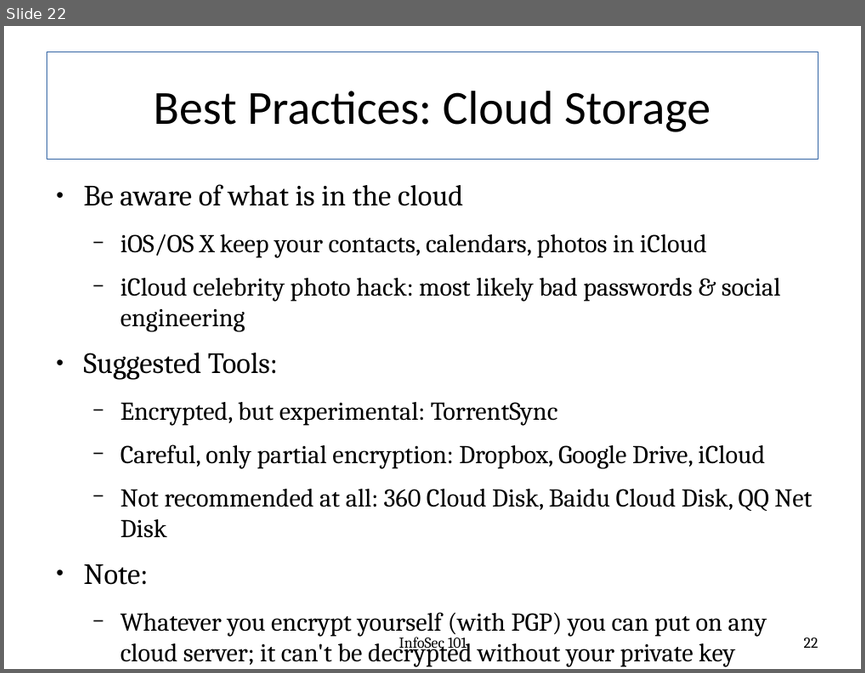
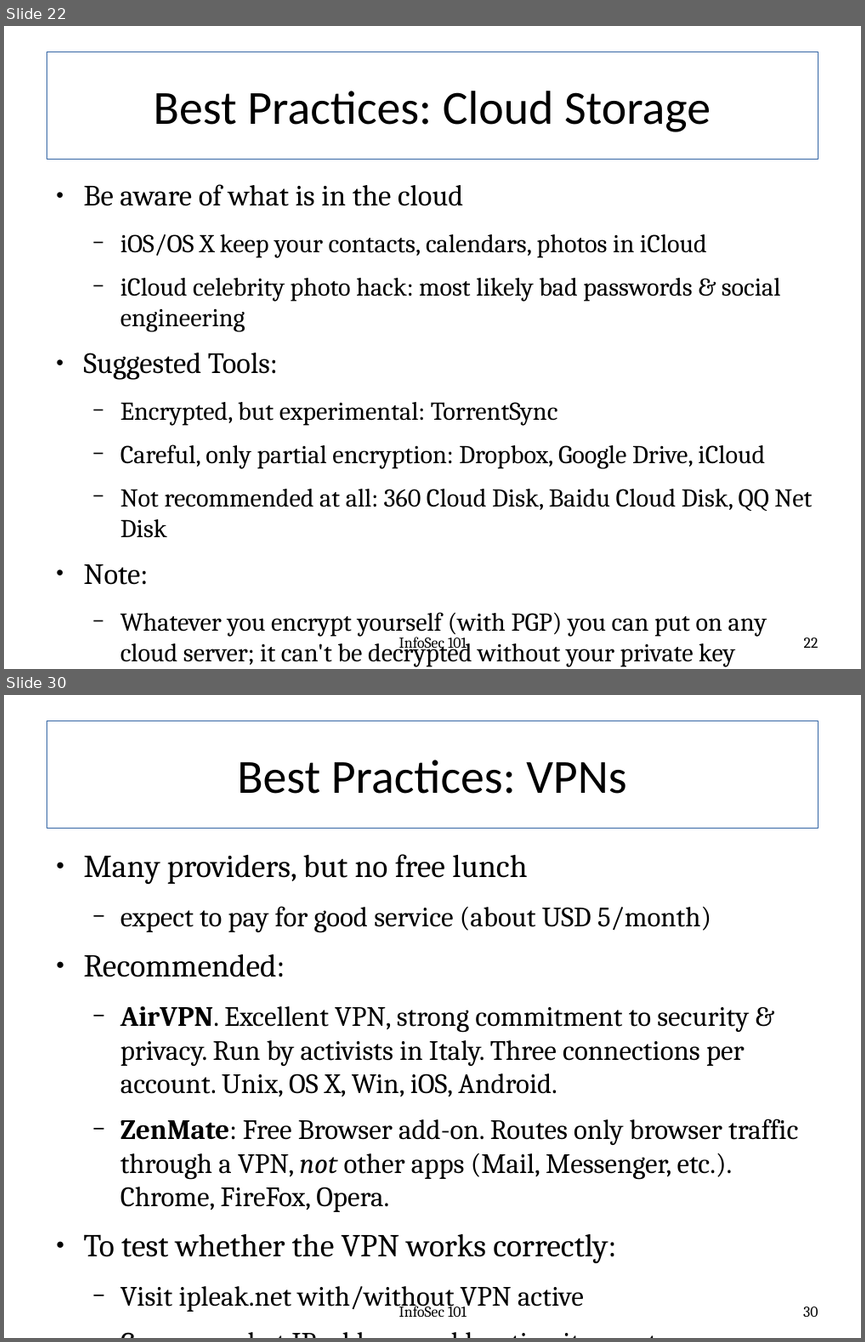
Before and after one commit to fabianlischka/InfoSec101, a slide deck: InfoSec101-Presentation-FCC-2015-02-26.odp. Shown one above the other, each under a label of ours: slide 22 before the commit, slides 22 and 30 after it; the slides between them are not shown. The pictures are 865x673 and 865x1342 pixels, drawn with LibreOffice and Linux fonts; fonts in the diff are those of the drawing. Boxes give left, top, right and bottom in pixels: in the first picture for what was removed or moved away, otherwise in the second. Text is boxed around its words. In the diff, an @@ line names an element or a change of style, - is before the commit and + after.

```diff
--- a/InfoSec101-Presentation-FCC-2015-02-26.odp
+++ b/InfoSec101-Presentation-FCC-2015-02-26.odp
@@ slide 30 added at (4,695,861,1338), background #FFFFFF @@
@@ title added at (46,721,818,828), outline #3465A4 0.79 pt, 44 pt, text #000000 @@
+Best Practices: VPNs
@@ text added at (84,854,798,1312), 25.9 pt, text #000000 @@
+● Many providers, but no free lunch
+  − expect to pay for good service (about USD 5/month)
+● Recommended:
+  − AirVPN. Excellent VPN, strong commitment to security & privacy. Run by activists in Italy. Three connections per account. Unix, OS X, Win, iOS, Android.
+  − ZenMate: Free Browser add-on. Routes only browser traffic through a VPN, not other apps (Mail, Messenger, etc.). Chrome, FireFox, Opera.
+● To test whether the VPN works correctly:
+  − Visit ipleak.net with/without VPN active
+  − Compare what IP address and location it reports
@@ text added at (399,1302,466,1316), 14 pt, text #000000 @@
+InfoSec 101
@@ page number added at (803,1306,817,1316), 14 pt, text #000000 @@
+30
```
Also in this commit, not shown: 8 slides changed, 24 other slides added.
